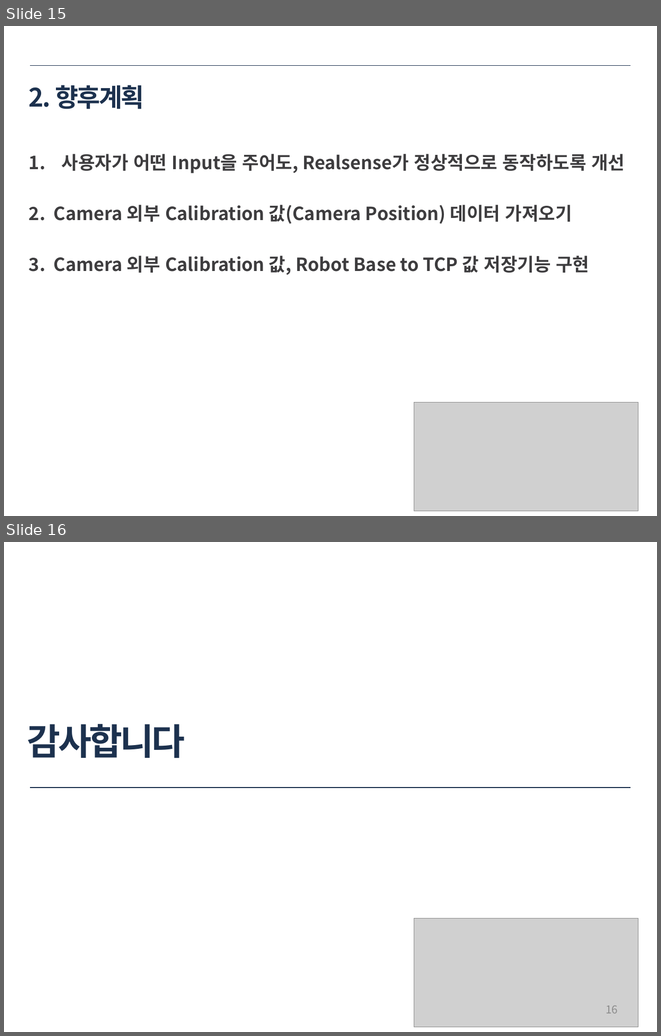
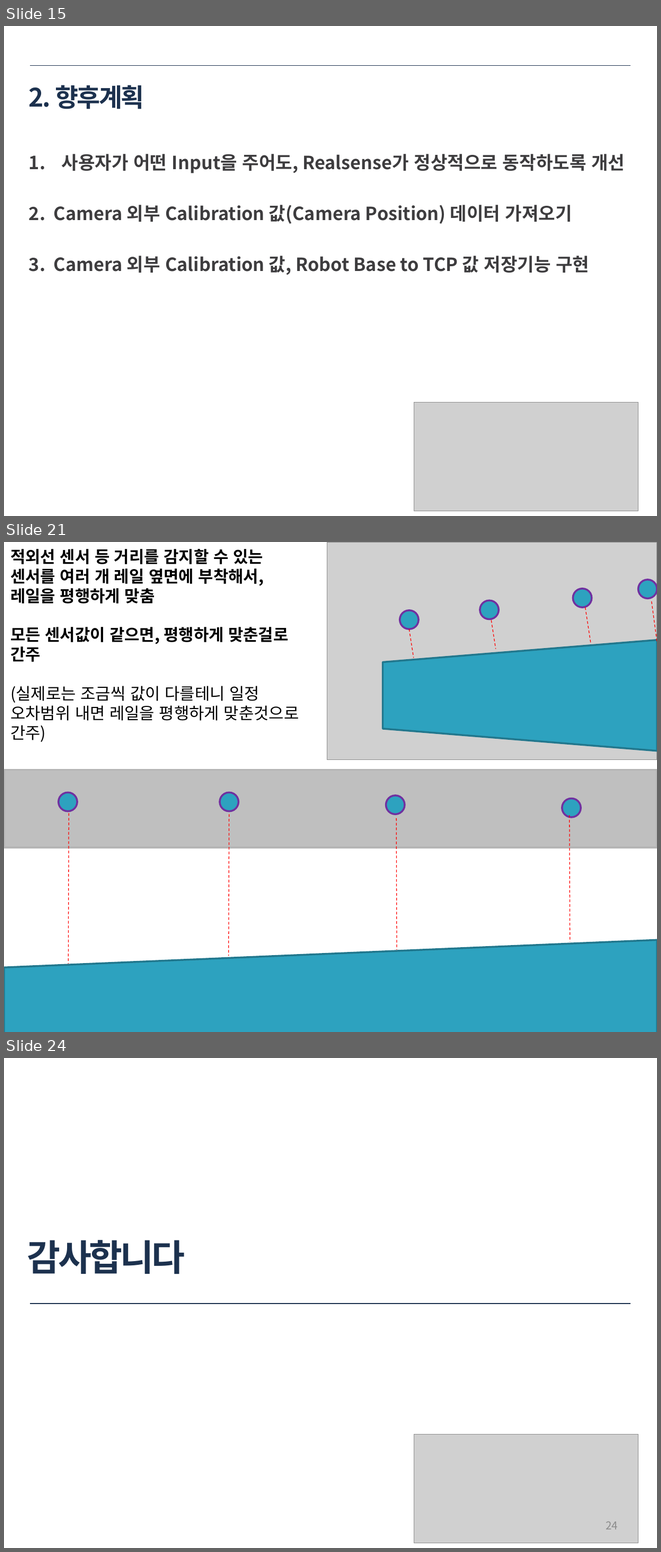
Before and after one commit to ssh6189/2021.06.24, a slide deck: 2021년 6월 24일 용접자동화로봇.pptx. Shown one above the other, each under a label of ours: slides 15 and 16 before the commit, slides 15, 21 and 24 after it; the slides between them are not shown. The pictures are 661x1036 and 661x1552 pixels, drawn with LibreOffice and Linux fonts; fonts in the diff are those of the drawing; grey boxes stand for pictures. Boxes give left, top, right and bottom in pixels: in the first picture for what was removed or moved away, otherwise in the second. Text is boxed around its words. In the diff, an @@ line names an element or a change of style, - is before the commit and + after.

Commit message:
2021년 6월 24일

```diff
--- a/2021년 6월 24일 용접자동화로봇.pptx
+++ b/2021년 6월 24일 용접자동화로봇.pptx
@@ slide 21 added at (4, 542, 657, 1032), background #FFFFFF @@
@@ text added at (10, 549, 299, 742), 18 pt, text #000000, bold @@
+적외선 센서 등 거리를 감지할 수 있는 센서를 여러 개 레일 옆면에 부착해서, 레일을 평행하게 맞춤
+모든 센서값이 같으면, 평행하게 맞춘걸로 간주
+(실제로는 조금씩 값이 다를테니 일정 오차범위 내면 레일을 평행하게 맞춘것으로 간주)
@@ picture added at (327, 542, 657, 759) @@
@@ ellipse added at (573, 588, 592, 607), fill #2DA2BF, outline #7030A0 2 pt @@
@@ ellipse added at (638, 580, 657, 599), fill #2DA2BF, outline #7030A0 2 pt @@
@@ ellipse added at (480, 600, 499, 619), fill #2DA2BF, outline #7030A0 2 pt @@
@@ line added from (652, 601) to (657, 642), #FF0000 0.75 pt dashed @@
@@ ellipse added at (400, 610, 418, 629), fill #2DA2BF, outline #7030A0 2 pt @@
@@ line added from (491, 620) to (496, 649), #FF0000 0.75 pt dashed @@
@@ line added from (585, 607) to (590, 643), #FF0000 0.75 pt dashed @@
@@ line added from (409, 629) to (413, 658), #FF0000 0.75 pt dashed @@
@@ flow chart manual operation added at (383, 640, 657, 751), fill #2DA2BF, outline #21788D 2 pt @@
@@ rectangle added at (5, 769, 657, 847), fill #BFBFBF, outline #B5B5B5 2 pt @@
@@ ellipse added at (58, 792, 77, 811), fill #2DA2BF, outline #7030A0 2 pt @@
@@ ellipse added at (220, 792, 238, 811), fill #2DA2BF, outline #7030A0 2 pt @@
@@ ellipse added at (386, 795, 405, 814), fill #2DA2BF, outline #7030A0 2 pt @@
@@ ellipse added at (562, 798, 581, 817), fill #2DA2BF, outline #7030A0 2 pt @@
@@ line added from (69, 813) to (68, 963), #FF0000 0.75 pt dashed @@
@@ line added from (229, 814) to (229, 955), #FF0000 0.75 pt dashed @@
@@ line added from (396, 818) to (397, 950), #FF0000 0.75 pt dashed @@
@@ line added from (570, 815) to (570, 942), #FF0000 0.75 pt dashed @@
@@ flow chart manual operation added at (5, 940, 657, 1032), fill #2DA2BF, outline #21788D 2 pt @@
@@ what was slide 16 is now slide 24 @@
@@ page number at (606, 1521, 618, 1529): text changed @@
-16
+24
```
Also in this commit, not shown: 7 other slides added.
